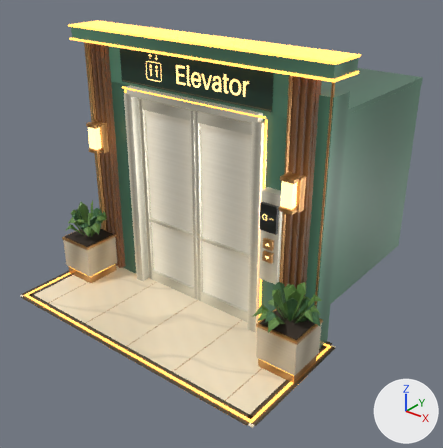
The glTF model demos/corporate/gjh/v11/assets/elevator/low.glb: old version first, new version second.
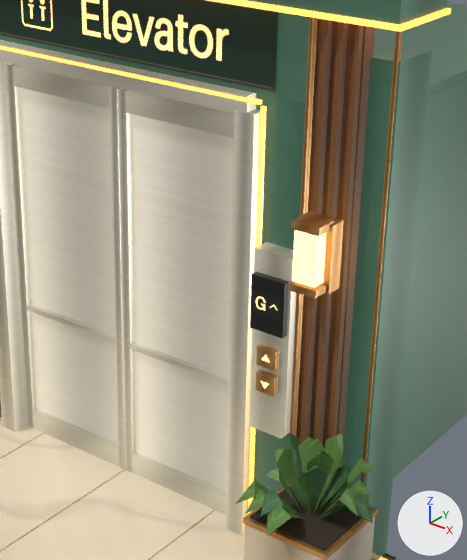
The first picture shows the older version from a 50 mm lens placed at (5.12, -5.87, 5.02), pointed at (0.05, 0.47, 1.09). The close-ups show the older and then the newer version on the part from 31% to 83% of the width and 15% to 77% of the height of that picture. Only the edits that show in the close-ups are written down. Lighting does not change. The marker at lower right points along +X, +Y and +Z. Vertices at exactly the same position are counted once.

The older version as bpy lines, for what is in view:
```python
me_cabin = bpy.data.meshes.new('Cabin')
me_cabin.from_pydata(...)  # 196 vertices, 290 faces; spans x -1.59..1.59, y 0.34..3.54, z -0.02..2.92
me_cabin.materials.append(mat_liftfinishes)
me_doorleft = bpy.data.meshes.new('DoorLeft')
me_doorleft.from_pydata(...)  # 48 vertices, 64 faces; spans x -0.5..0.5, y -0.04..0.04, z 0.0..2.88
me_doorleft.materials.append(mat_liftsteelglass)
ob_cabin = bpy.data.objects.new('Cabin', me_cabin)
ob_cabin.location = (0.0, 0.0, 0.0)
ob_doorleft = bpy.data.objects.new('DoorLeft', me_doorleft)
ob_doorleft.location = (-0.505, 0.0, 0.0)
ob_doorright = bpy.data.objects.new('DoorRight', me_doorleft)
ob_doorright.location = (0.505, 0.0, 0.0)
# also in view: 'Sconces' at (0.0, -0.27, 2.26); 'ElevatorSign' at (0.0, -0.1, 3.34); 'FloorIndicator' at (1.34, -0.25, 1.83); 'Portal' at (0.0, 0.02, 1.88); 'GoldTrim' at (0.0, 0.01, 1.9)
```
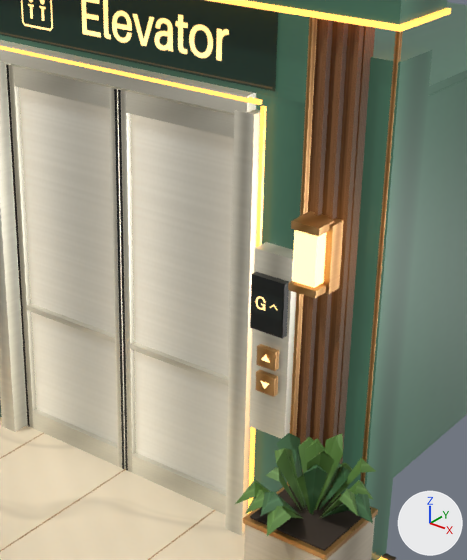
Where the change shows, as pixel boxes [x1, y1, x2, y2] in the close-ups (467 x 560 px):
part 1 of me_doorleft, added
    after: [6, 65, 128, 471]
part 2 of me_doorleft, edited (looks the same)
    both: [6, 63, 234, 515]

What the commit changed:
me_doorleft is used by ob_doorleft; location (-0.505, 0.0, 0.0).
Verts and faces of me_doorleft; kept vertices keep their numbers, new ones are numbered from 48.
me_doorleft had 48 vertices, 64 faces and spanned x -0.5..0.5, y -0.04..0.04, z 0.0..2.88.
me_doorleft now has 56 vertices, 68 faces and spans x -0.5..0.5, y -0.04..0.04, z 0.0..2.88.
Part 1, on me_doorleft:
New vertex 48 is at (-0.5, -0.04, 0.0).
New vertex 49 is at (-0.5, -0.04, 2.88), pixel (6, 64).
New vertex 50 is at (0.48, -0.04, 0.0).
New vertex 51 is at (0.48, -0.04, 2.88), pixel (114, 88).
New vertices 52 to 55 stand at vertices 48 to 51, in that order, plus (0.02, 0.0, 0.0).
New faces: (48, 52, 53), (48, 53, 49), (50, 54, 55), (50, 55, 51).
me_doorleft part 2: 64 faces spanning x -0.5..0.5, y -0.04..0.04, z 0.0..2.88 switch from mat_liftsteelglass to mat_liftfinishes.
